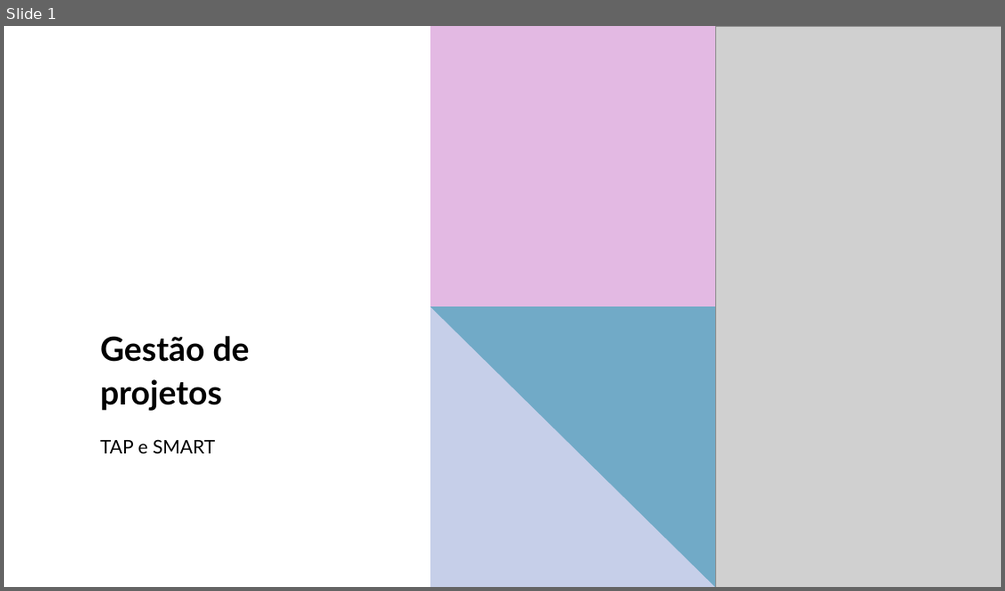
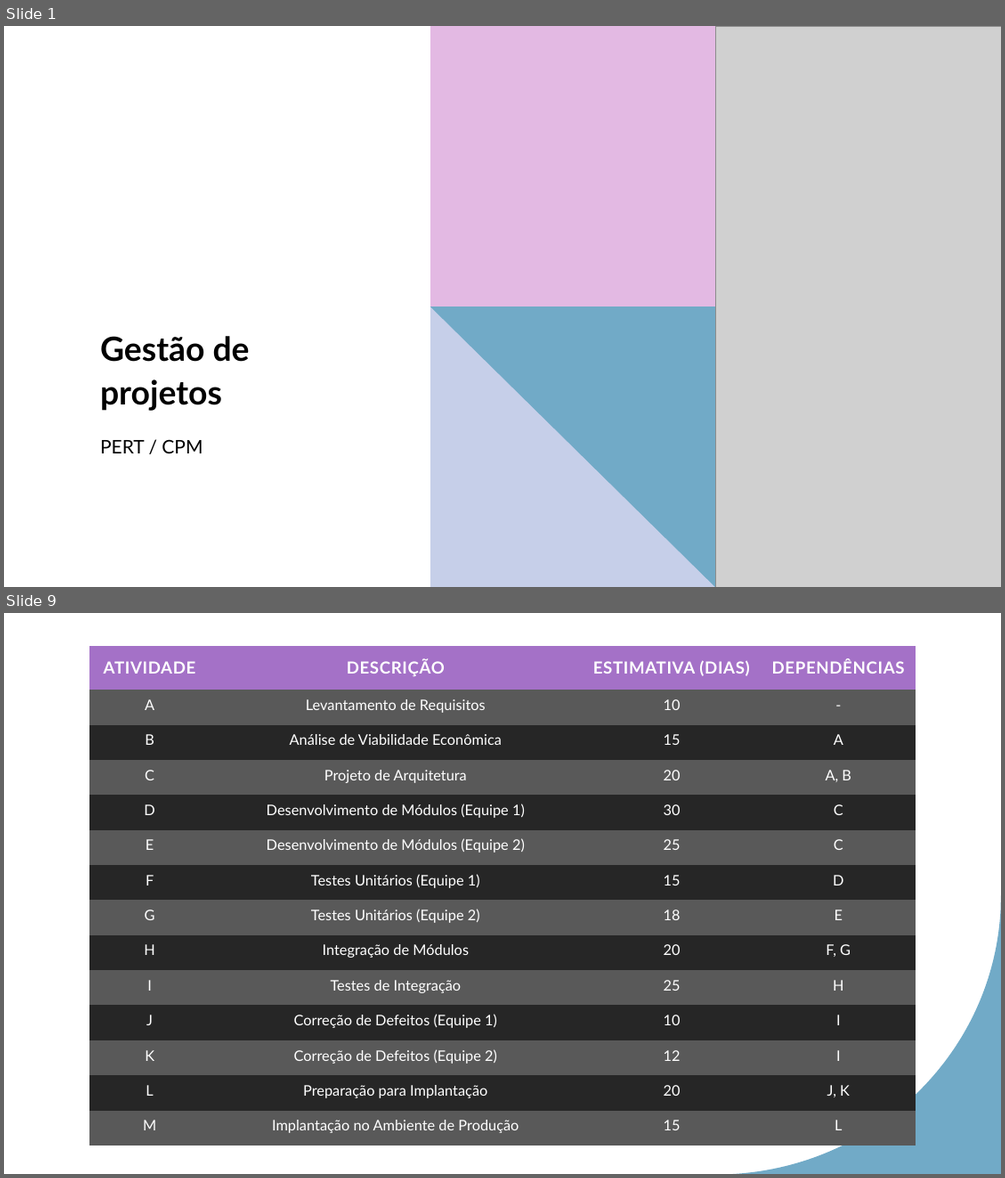
Before and after one commit to LeonardoRaiz/FATEC, a slide deck: Aulas/Gestao de Projetos/PPT/Aula 05/Aula 05.pptx. Shown one above the other, each under a label of ours: slide 1 before the commit, slides 1 and 9 after it; the slides between them are not shown. The pictures are 1005x591 and 1005x1178 pixels, drawn with LibreOffice and Linux fonts; fonts in the diff are those of the drawing; grey boxes stand for pictures. Boxes give left, top, right and bottom in pixels: in the first picture for what was removed or moved away, otherwise in the second. Text is boxed around its words. In the diff, an @@ line names an element or a change of style, - is before the commit and + after.

```diff
--- a/Aulas/Gestao de Projetos/PPT/Aula 05/Aula 05.pptx
+++ b/Aulas/Gestao de Projetos/PPT/Aula 05/Aula 05.pptx
@@ slide 9 added at [4,613,1001,1174], background #FFFFFF @@
@@ rectangle added at [4,613,1001,1174], fill #FFFFFF @@
@@ table added at [90,646,915,1145], 14 rows, 4 columns @@
+ATIVIDADE | DESCRIÇÃO | ESTIMATIVA (DIAS) | DEPENDÊNCIAS
+A | Levantamento de Requisitos | 10 | -
+B | Análise de Viabilidade Econômica | 15 | A
+C | Projeto de Arquitetura | 20 | A, B
+D | Desenvolvimento de Módulos (Equipe 1) | 30 | C
+E | Desenvolvimento de Módulos (Equipe 2) | 25 | C
+F | Testes Unitários (Equipe 1) | 15 | D
+G | Testes Unitários (Equipe 2) | 18 | E
+H | Integração de Módulos | 20 | F, G
+I | Testes de Integração | 25 | H
+J | Correção de Defeitos (Equipe 1) | 10 | I
+K | Correção de Defeitos (Equipe 2) | 12 | I
+L | Preparação para Implantação | 20 | J, K
+M | Implantação no Ambiente de Produção | 15 | L
@@ freeform shape added at [724,896,1001,1174], fill #71AAC7 @@
@@ slide 1 changed as well @@
@@ subtitle at [100,439,202,453]: text changed @@
-TAP e SMART
+PERT / CPM
```
Also in this commit, not shown: 7 other slides added, 13 slides removed, 15 other files.
